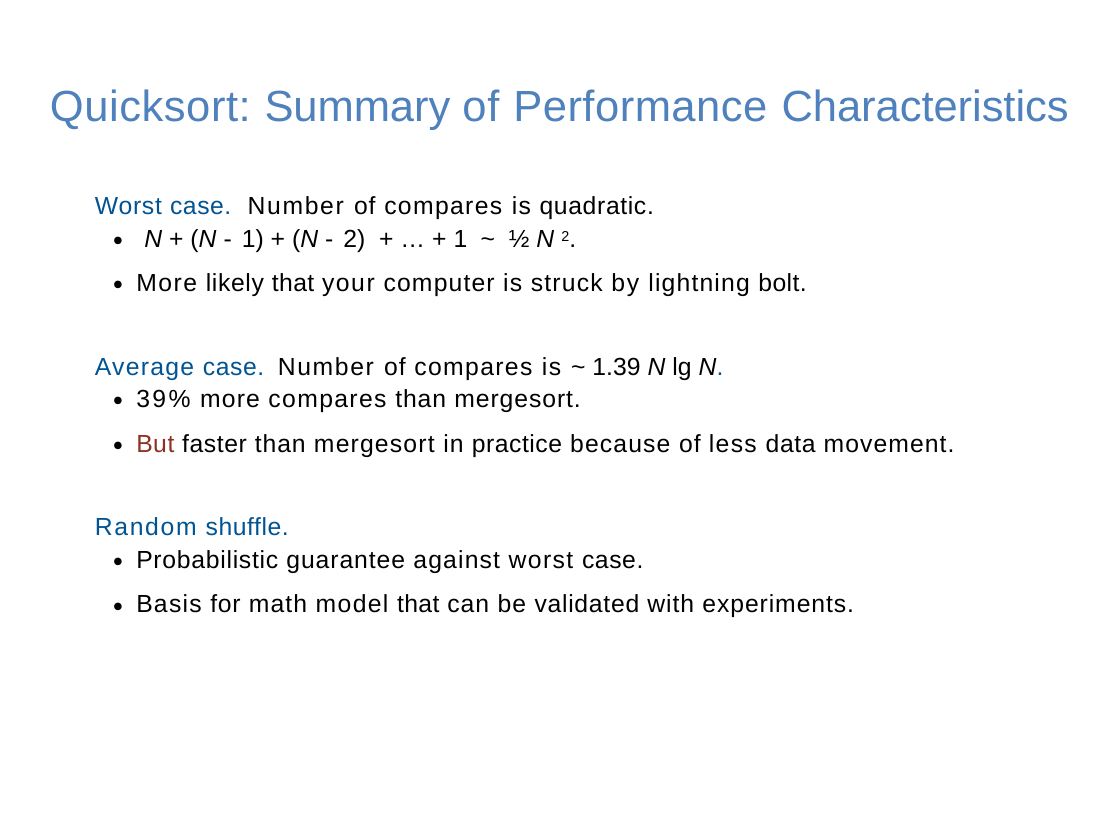
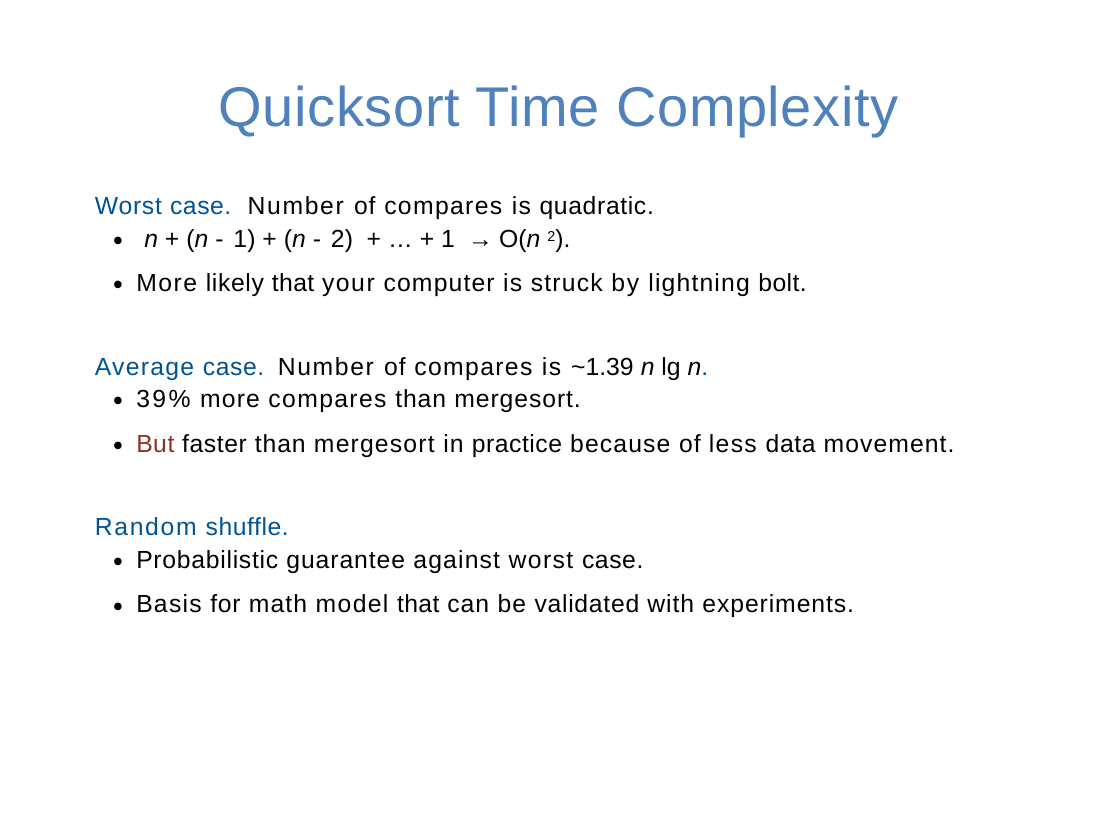
Before and after one commit to guhofstra/CSC111Fa25, a slide deck: slide 26 of PPTs/Lecture 13-sorting algorithms.pptx. Drawn at 1120x840 pixels with LibreOffice and Linux fonts; fonts in the diff are those of the drawing. Boxes give left, top, right and bottom in pixels: in the first picture for what was removed or moved away, otherwise in the second. Text is boxed around its words. In the diff, an @@ line names an element or a change of style, - is before the commit and + after.

```diff
--- a/PPTs/Lecture 13-sorting algorithms.pptx
+++ b/PPTs/Lecture 13-sorting algorithms.pptx
@@ title at bbox=[219, 85, 898, 135]: text changed; size 28 to 36 pt @@
-Quicksort: Summary of Performance Characteristics
+Quicksort Time Complexity
@@ text at bbox=[100, 229, 555, 252]: text changed @@
-・ N + (N - 1) + (N - 2) + … + 1 ~ ½ N 2.
+・ n + (n - 1) + (n - 2) + … + 1 →O(n 2).
@@ text at bbox=[95, 357, 709, 380]: text changed @@
-Average case. Number of compares is ~ 1.39 N lg N.
+Average case. Number of compares is ~1.39 n lg n.
```
Also in this commit, not shown: 3 other slides changed, 9 slides added, 1 slide removed, 3 other files.
